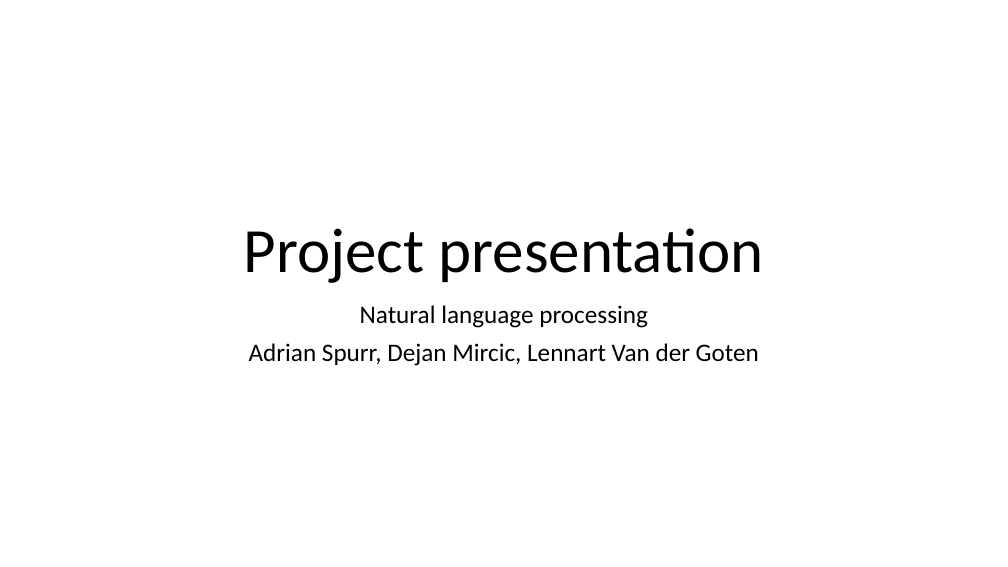
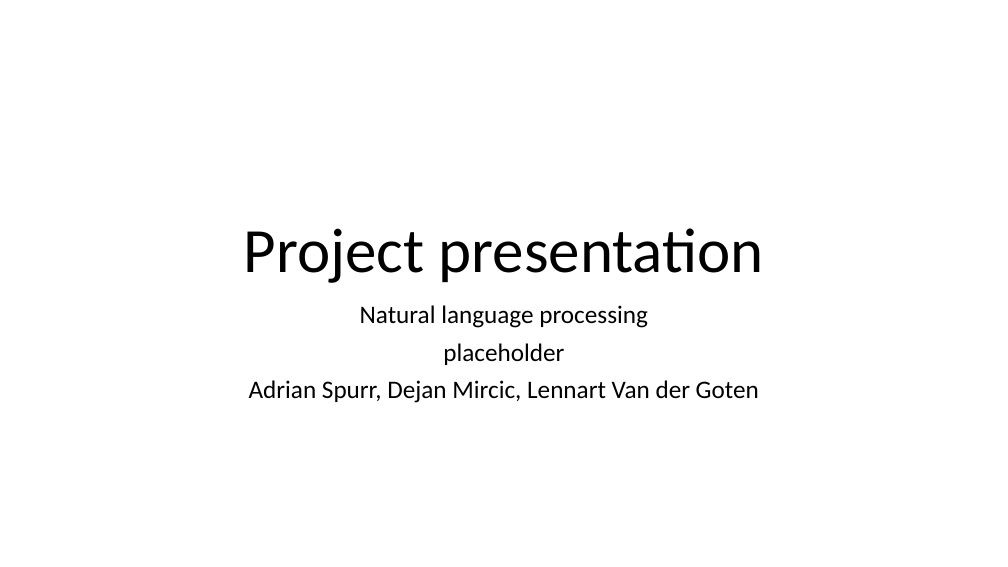
Before and after one commit to spurra/query-annotator-stub, a slide deck: slide 1 of Presentation.ppt. Drawn at 1008x567 pixels with LibreOffice and Linux fonts; fonts in the diff are those of the drawing. Boxes give left, top, right and bottom in pixels: in the first picture for what was removed or moved away, otherwise in the second. Text is boxed around its words. In the diff, an @@ line names an element or a change of style, - is before the commit and + after.

Commit message:
Modified presentation

```diff
--- a/Presentation.ppt
+++ b/Presentation.ppt
@@ subtitle at (443, 343, 564, 365): paragraph added @@
+placeholder
```
